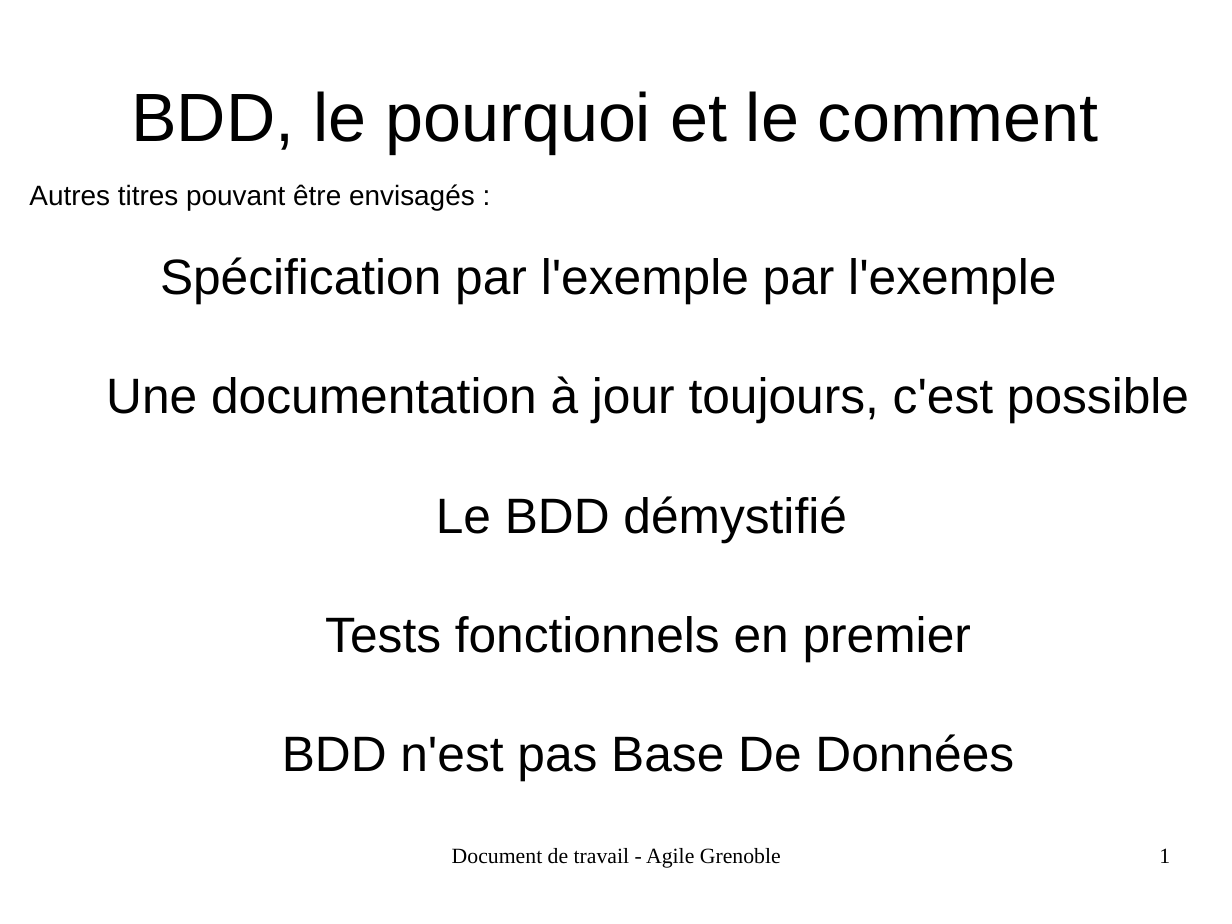
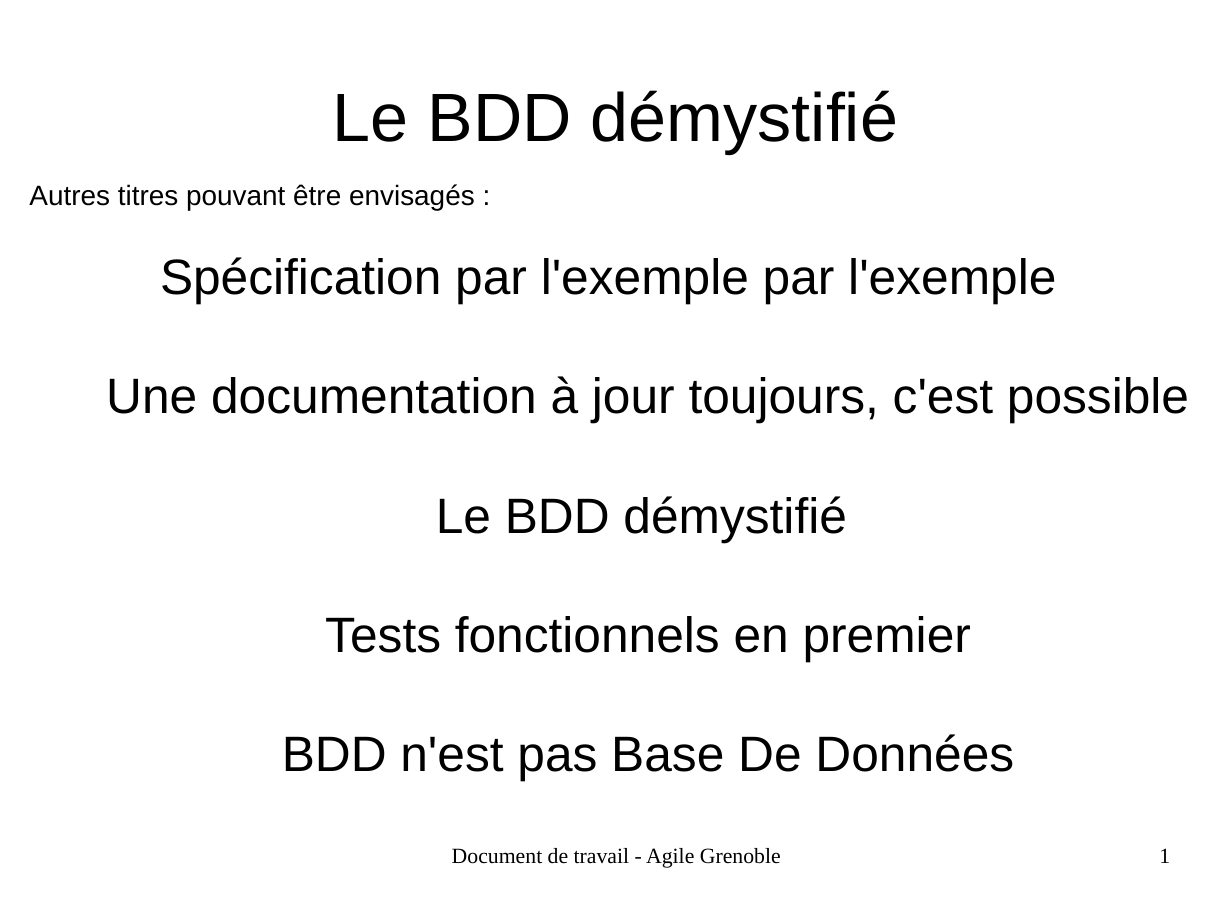
Before and after one commit to GeReinhart/dojo-bdd-library-ws-java, a slide deck: slide 1 of doc/BDD_presentation_agile_grenoble_2016_description.odp. Drawn at 1232x924 pixels with LibreOffice and Linux fonts; fonts in the diff are those of the drawing. Boxes give left, top, right and bottom in pixels: in the first picture for what was removed or moved away, otherwise in the second. Text is boxed around its words. In the diff, an @@ line names an element or a change of style, - is before the commit and + after.

```diff
--- a/doc/BDD_presentation_agile_grenoble_2016_description.odp
+++ b/doc/BDD_presentation_agile_grenoble_2016_description.odp
@@ title at (333, 90, 898, 153): text changed @@
-BDD, le pourquoi et le comment
+Le BDD démystifié
```
Also in this commit, not shown: 13 other files.
